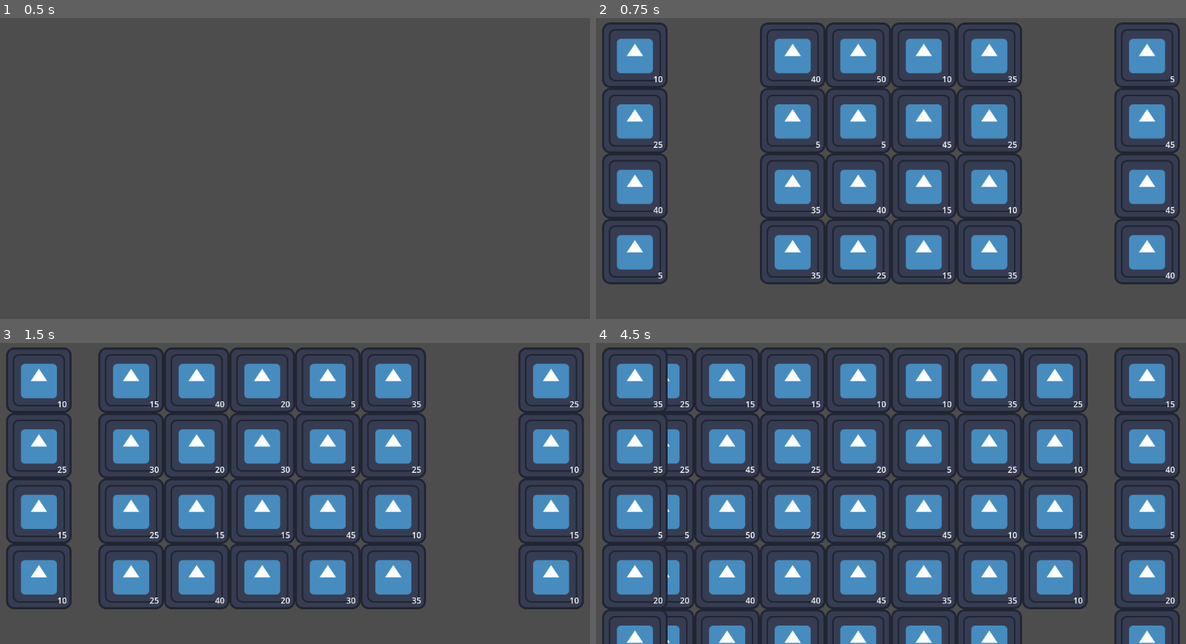
Above: before the commit, frames 1-4 (two rows, left to right).
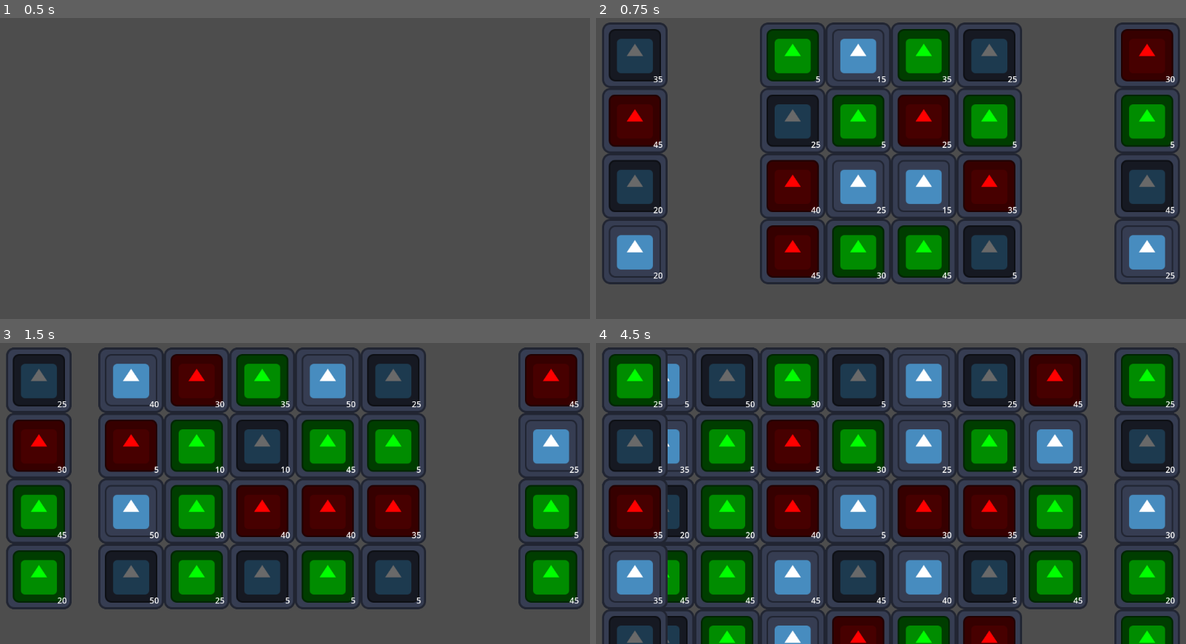
Above: after the commit, the same moments.

Repository: craigmjohnston/ld55
Game: Godot game, scene res://node_2d.tscn
Two runs of this game, one before a commit and one after it. Both use one fixed random seed, a clock stepped at 60 frames per second and the inputs below. The engine's default icon, where the game draws it, is replaced by a stand-in: a white triangle on a blue panel in a dark square.
Inputs:
- Up to frame 1 (0.5 s): no input
- Up to frame 2 (0.75 s): tap Enter at 0.5 s; hold Right (right_upnext) from 0.53 s (still down); hold Space (new_tile) from 0.53 s (still down)
- Up to frame 3 (1.5 s): release Right (right_upnext) at 1.28 s; release Space (new_tile) at 1.28 s; hold Left (left_upnext) from 1.28 s (still down); tap Space (new_tile) at 1.35 s
- Up to frame 4 (4.5 s): tap Enter at 2, 3.5 s; release Left (left_upnext) at 2.03 s; hold Right (right_upnext) 2.03-2.78 s; hold Space (new_tile) 2.03-2.78 s; hold Down (bottom_upnext) 2.78-3.53 s; tap Space (new_tile) at 2.85, 4.35 s; hold Space (new_tile) 3.53-4.28 s; hold Left (left_upnext) from 3.53 s (still down)

Frame 1 is identical in both runs. In frame 2, 29% of the frame differs, in the area x 2-99%, y 3-87%; in frame 3, 37%; in frame 4, 43%, in the area x 2-99%, y 3-100%.
Error in both runs: Out of bounds get index '0' (on base: 'Array') (res://Board.gd:111)

Commit message:
Show tile suits (and randomise them)
Closes LD55-16

Diff:
--- a/Game Manager.gd
+++ b/Game Manager.gd
@@ -102,7 +102,7 @@
 		out.append(row)
 		for y in height:
 			var tile = TileStats.new()
-			tile.suit = TileStats.SUIT.HEART
+			tile.suit = rng.randi_range(0, 3)
 			tile.value = rng.randi_range(1, 10) * 5
 			row.append(tile)
 	return out
--- a/Tile.gd
+++ b/Tile.gd
@@ -20,3 +20,10 @@
 func update_visual():
 	if label == null: return
 	label.text = str(value)
+	match suit:
+		TileStats.SUIT.HEART:
+			icon.modulate = Color.RED
+		TileStats.SUIT.DIAMOND:
+			icon.modulate = Color.GREEN
+		TileStats.SUIT.SPADE:
+			icon.modulate = Color.DIM_GRAY
